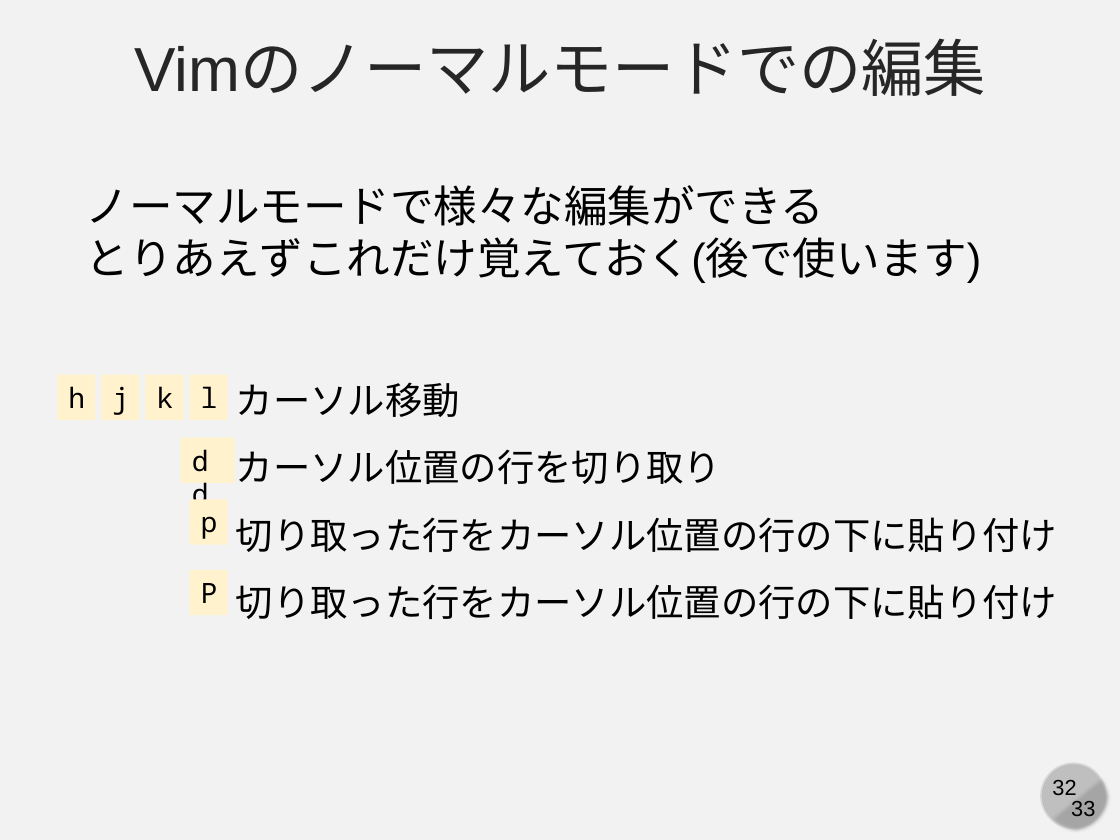
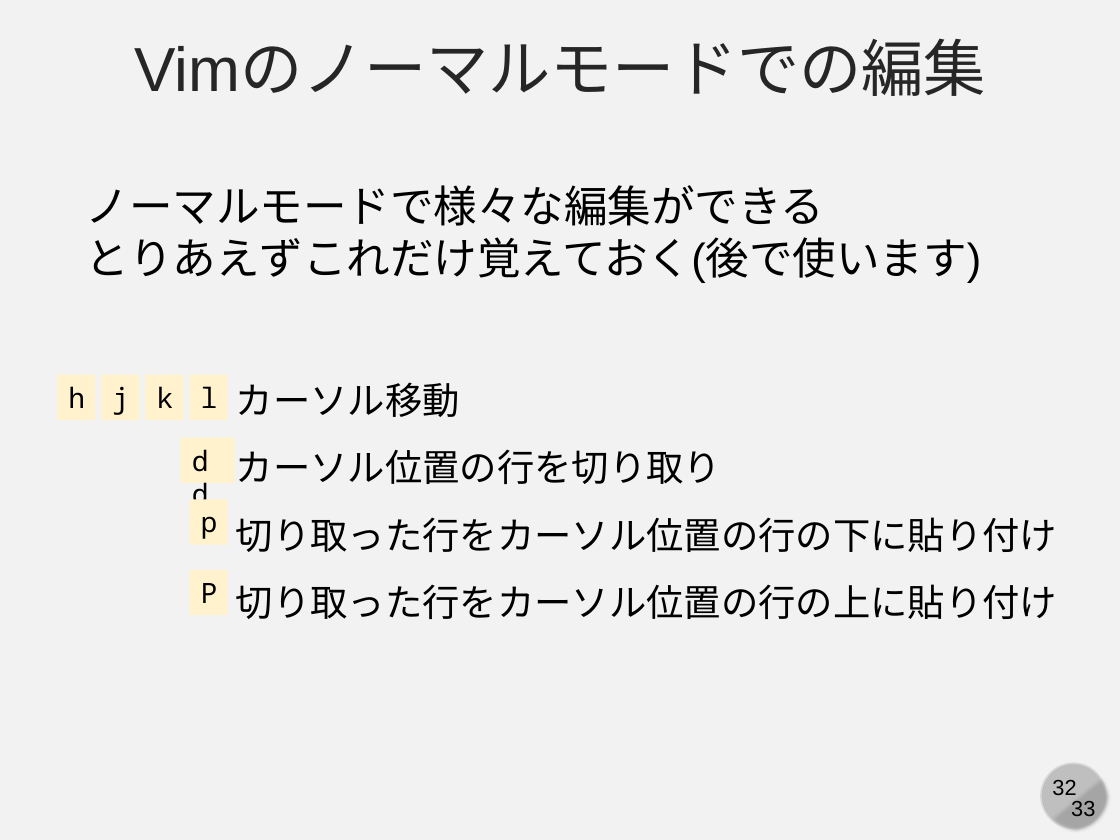
Before and after one commit to kaityo256/github, a slide deck: slide 32 of command/fig/slide.pptx. Drawn at 1120x840 pixels with LibreOffice and Linux fonts; fonts in the diff are those of the drawing. Boxes give left, top, right and bottom in pixels: in the first picture for what was removed or moved away, otherwise in the second. Text is boxed around its words. In the diff, an @@ line names an element or a change of style, - is before the commit and + after.

Commit message:
:memo: fixed typo

```diff
--- a/command/fig/slide.pptx
+++ b/command/fig/slide.pptx
@@ text at <box>236,584,1057,619</box>: text changed @@
-切り取った行をカーソル位置の行の下に貼り付け
+切り取った行をカーソル位置の行の上に貼り付け
```
